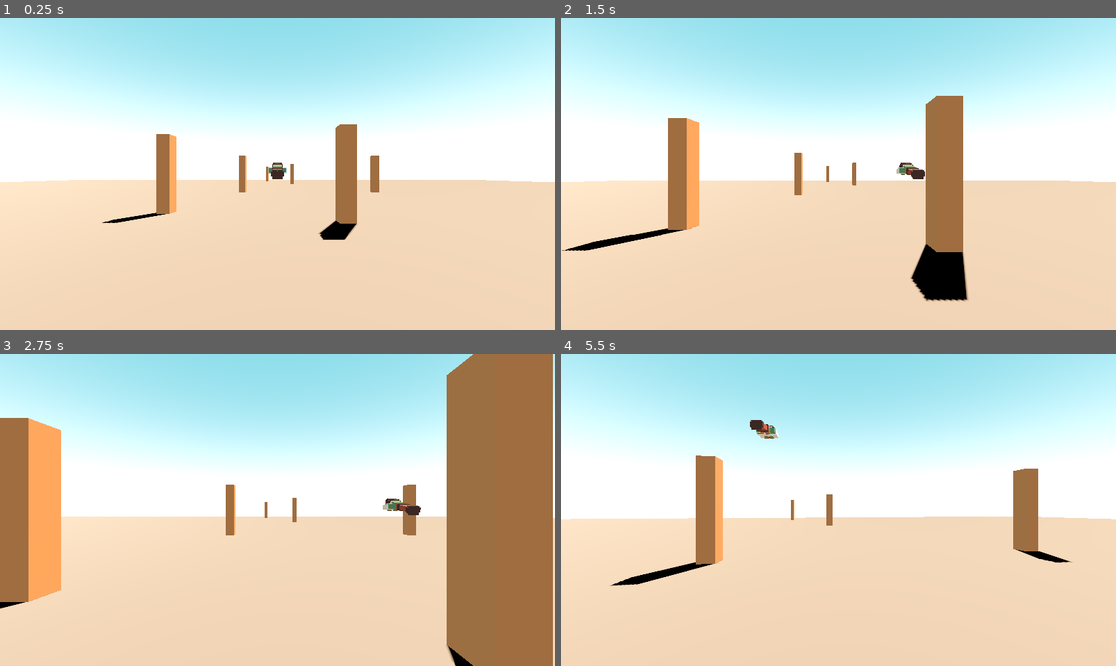
Above: before the commit, frames 1-4 (two rows, left to right).
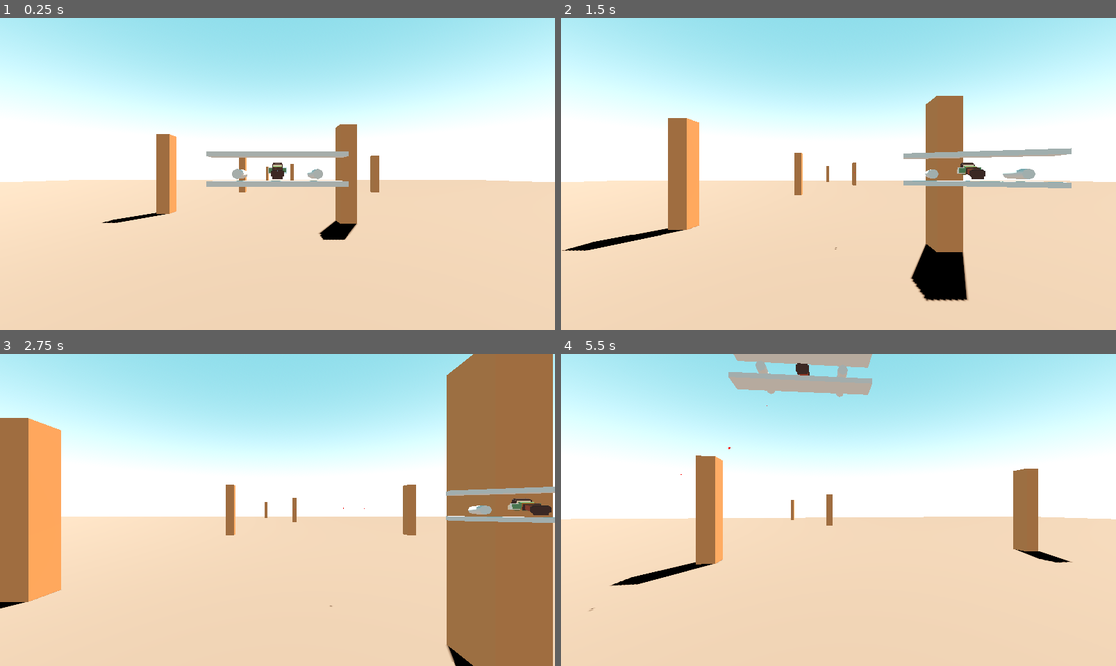
Above: after the commit, the same moments.

Repository: KyzonP/20-games---game-8
Game: Godot game, scene res://scenes/test.tscn
The game is run twice, just before and just after one commit, with the same random seed, the same clock (stepped at 60 frames per second) and the same inputs.
Inputs:
- Up to frame 1 (0.25 s): no input
- Up to frame 2 (1.5 s): hold D (move_right) 0.53-1.28 s; tap Space (fire, bound only after the commit) at 0.6 s; hold Ctrl (brake) from 1.28 s (still down); tap Shift (boost) at 1.35 s
- Up to frame 3 (2.75 s): tap Space (fire, bound only after the commit) at 1.55, 2.1 s; release Ctrl (brake) at 2.03 s; hold D (move_right) from 2.03 s (still down)
- Up to frame 4 (5.5 s): release D (move_right) at 2.78 s; hold W (move_up) 2.78-3.53 s; tap Space (fire, bound only after the commit) at 2.85, 3.8, 4.35, 5.1 s; hold Shift (boost) 3.53-4.28 s; hold A (move_left) 3.53-5.03 s; hold Ctrl (brake) from 5.03 s (still down)

The runs differ from the first frame. In frame 1, 1.2% of the frame differs, in the area x 37-63%, y 42-55%; in frame 2, 1.7%; in frame 3, 1.3%; in frame 4, 2.6%, in the area x 5-57%, y 0-83%.

Commit message:
Bullets, collisions

Diff:
--- a/project.godot
+++ b/project.godot
@@ -47,6 +47,19 @@
 "events": [Object(InputEventKey,"resource_local_to_scene":false,"resource_name":"","device":-1,"window_id":0,"alt_press …(195 unchanged characters)…
 ]
 }
+fire={
+"deadzone": 0.2,
+"events": [Object(InputEventKey,"resource_local_to_scene":false,"resource_name":"","device":-1,"window_id":0,"alt_pressed":false,"shift_pressed":false,"ctrl_pressed":false,"meta_pressed":false,"pressed":false,"keycode":0,"physical_keycode":32,"key_label":0,"unicode":32,"location":0,"echo":false,"script":null)
+]
+}
+
+[layer_names]
+
+3d_physics/layer_1="Player"
+3d_physics/layer_2="Player Bullets"
+3d_physics/layer_3="Enemy"
+3d_physics/layer_4="Enemy Bullets"
+3d_physics/layer_5="Terrain"
 
 [physics]
 
--- /dev/null
+++ b/scenes/bullet.tscn
@@ -0,0 +1,31 @@
+[gd_scene format=3 uid="uid://dpfe8itckay30"]
+
+[ext_resource type="Script" uid="uid://36u6f1kvgmdc" path="res://scripts/bullet.gd" id="1_mkf8s"]
+
+[sub_resource type="StandardMaterial3D" id="StandardMaterial3D_mkf8s"]
+albedo_color = Color(1, 0, 0, 1)
+
+[sub_resource type="CylinderShape3D" id="CylinderShape3D_mkf8s"]
+height = 1.0
+radius = 0.1
+
+[node name="Bullet" type="Area3D" unique_id=1214280318]
+collision_layer = 0
+collision_mask = 28
+script = ExtResource("1_mkf8s")
+
+[node name="CSGCylinder3D" type="CSGCylinder3D" parent="." unique_id=680204249]
+transform = Transform3D(1, 0, 0, 0, -4.371139e-08, 1, 0, -1, -4.371139e-08, 0, 0, 0)
+radius = 0.1
+height = 1.0
+cone = true
+material = SubResource("StandardMaterial3D_mkf8s")
+
+[node name="CollisionShape3D" type="CollisionShape3D" parent="." unique_id=1615895017]
+transform = Transform3D(1, 0, 0, 0, -4.371139e-08, 1, 0, -1, -4.371139e-08, 0, 0, 0)
+shape = SubResource("CylinderShape3D_mkf8s")
+
+[node name="Timer" type="Timer" parent="." unique_id=124947834]
+wait_time = 5.0
+one_shot = true
+autostart = true
--- a/scenes/test.tscn
+++ b/scenes/test.tscn
@@ -22,6 +22,9 @@
 [sub_resource type="StandardMaterial3D" id="StandardMaterial3D_errlg"]
 albedo_color = Color(0.54901963, 0.34117648, 0.1882353, 1)
 
+[sub_resource type="BoxShape3D" id="BoxShape3D_74lek"]
+size = Vector3(5, 30, 5)
+
 [sub_resource type="StandardMaterial3D" id="StandardMaterial3D_bl13t"]
 disable_ambient_light = true
 albedo_color = Color(0.92941177, 0.7882353, 0.6862745, 1)
@@ -38,7 +41,10 @@
 }
 point_count = 6
 
-[node name="Node3D" type="Node3D" unique_id=1248648863]
+[sub_resource type="BoxShape3D" id="BoxShape3D_iyx0m"]
+size = Vector3(6.9826202, 1.5612793, 0.9602051)
+
+[node name="Game" type="Node3D" unique_id=1248648863]
 
 [node name="WorldEnvironment" type="WorldEnvironment" parent="." unique_id=1657036575]
 environment = SubResource("Environment_iyx0m")
@@ -55,30 +61,72 @@
 material_override = SubResource("StandardMaterial3D_errlg")
 size = Vector3(5, 30, 5)
 
+[node name="Area3D" type="Area3D" parent="Environment/TestRock" unique_id=250888495]
+collision_layer = 16
+collision_mask = 15
+
+[node name="CollisionShape3D" type="CollisionShape3D" parent="Environment/TestRock/Area3D" unique_id=1909950526]
+shape = SubResource("BoxShape3D_74lek")
+
 [node name="TestRock2" type="CSGBox3D" parent="Environment" unique_id=446207844]
 transform = Transform3D(1, 0, 0, 0, 1, 0, 0, 0, 1, 80.2115, 15, -160.02293)
 material_override = SubResource("StandardMaterial3D_errlg")
 size = Vector3(5, 30, 5)
+
+[node name="Area3D" type="Area3D" parent="Environment/TestRock2" unique_id=1707786370]
+collision_layer = 16
+collision_mask = 15
+
+[node name="CollisionShape3D" type="CollisionShape3D" parent="Environment/TestRock2/Area3D" unique_id=1313085775]
+shape = SubResource("BoxShape3D_74lek")
 
 [node name="TestRock3" type="CSGBox3D" parent="Environment" unique_id=930063641]
 transform = Transform3D(1, 0, 0, 0, 1, 0, 0, 0, 1, -28.542377, 15, -160.02293)
 material_override = SubResource("StandardMaterial3D_errlg")
 size = Vector3(5, 30, 5)
 
+[node name="Area3D" type="Area3D" parent="Environment/TestRock3" unique_id=1066146930]
+collision_layer = 16
+collision_mask = 15
+
+[node name="CollisionShape3D" type="CollisionShape3D" parent="Environment/TestRock3/Area3D" unique_id=568589463]
+shape = SubResource("BoxShape3D_74lek")
+
 [node name="TestRock4" type="CSGBox3D" parent="Environment" unique_id=1117107442]
 transform = Transform3D(1, 0, 0, 0, 1, 0, 0, 0, 1, 21.359364, 15, -56.35273)
 material_override = SubResource("StandardMaterial3D_errlg")
 size = Vector3(5, 30, 5)
+
+[node name="Area3D" type="Area3D" parent="Environment/TestRock4" unique_id=2001186060]
+collision_layer = 16
+collision_mask = 15
+
+[node name="CollisionShape3D" type="CollisionShape3D" parent="Environment/TestRock4/Area3D" unique_id=880961701]
+shape = SubResource("BoxShape3D_74lek")
 
 [node name="TestRock5" type="CSGBox3D" parent="Environment" unique_id=1462559977]
 transform = Transform3D(1, 0, 0, 0, 1, 0, 0, 0, 1, 21.359364, 15, -290.24924)
 material_override = SubResource("StandardMaterial3D_errlg")
 size = Vector3(5, 30, 5)
 
+[node name="Area3D" type="Area3D" parent="Environment/TestRock5" unique_id=1020210255]
+collision_layer = 16
+collision_mask = 15
+
+[node name="CollisionShape3D" type="CollisionShape3D" parent="Environment/TestRock5/Area3D" unique_id=1045032529]
+shape = SubResource("BoxShape3D_74lek")
+
 [node name="TestRock6" type="CSGBox3D" parent="Environment" unique_id=336158989]
 transform = Transform3D(1, 0, 0, 0, 1, 0, 0, 0, 1, -21.155632, 15, -413.94916)
 material_override = SubResource("StandardMaterial3D_errlg")
 size = Vector3(5, 30, 5)
+
+[node name="Area3D" type="Area3D" parent="Environment/TestRock6" unique_id=8829826]
+collision_layer = 16
+collision_mask = 15
+
+[node name="CollisionShape3D" type="CollisionShape3D" parent="Environment/TestRock6/Area3D" unique_id=1581926017]
+shape = SubResource("BoxShape3D_74lek")
 
 [node name="GroundPlane" type="MeshInstance3D" parent="Environment" unique_id=1184410278]
 material_override = SubResource("StandardMaterial3D_bl13t")
@@ -93,11 +141,36 @@
 
 [node name="Camera3D" type="Camera3D" parent="Path3D/PathFollow3D" unique_id=1969398204]
 transform = Transform3D(1, 0, 0, 0, 1, 0, 0, 0, 1, 0, 0, 10)
-current = true
 
 [node name="Player" type="Area3D" parent="Path3D/PathFollow3D/Camera3D" unique_id=62724389]
 transform = Transform3D(1, 0, 0, 0, 1, 0, 0, 0, 1, 0, 0, -10)
+collision_mask = 28
 script = ExtResource("3_iyx0m")
 
 [node name="placeholder_bunny" parent="Path3D/PathFollow3D/Camera3D/Player" unique_id=1397911438 instance=ExtResource("1_errlg")]
 transform = Transform3D(1, 0, 0, 0, 0.17402634, 0.984741, 0, -0.984741, 0.17402634, 0, 0, 0)
+
+[node name="VehicleShape" type="Node3D" parent="Path3D/PathFollow3D/Camera3D/Player" unique_id=889900076]
+
+[node name="CSGBox3D" type="CSGBox3D" parent="Path3D/PathFollow3D/Camera3D/Player/VehicleShape" unique_id=1162023139]
+transform = Transform3D(1, 0, 0, 0, 1, 0, 0, 0, 1, 0, -0.5, -0.5)
+size = Vector3(7, 0.25, 1)
+
+[node name="CSGBox3D2" type="CSGBox3D" parent="Path3D/PathFollow3D/Camera3D/Player/VehicleShape" unique_id=1737505656]
+transform = Transform3D(1, 0, 0, 0, 1, 0, 0, 0, 1, 0, 1, -0.5)
+size = Vector3(7, 0.25, 1)
+
+[node name="CSGCylinder3D" type="CSGCylinder3D" parent="Path3D/PathFollow3D/Camera3D/Player/VehicleShape" unique_id=1690029444]
+transform = Transform3D(1, 0, 0, 0, -4.371139e-08, 1, 0, -1, -4.371139e-08, -2, 0, -1)
+radius = 0.25
+
+[node name="CSGCylinder3D2" type="CSGCylinder3D" parent="Path3D/PathFollow3D/Camera3D/Player/VehicleShape" unique_id=368538995]
+transform = Transform3D(1, 0, 0, 0, -4.371139e-08, 1, 0, -1, -4.371139e-08, 2, 0, -1)
+radius = 0.25
+
+[node name="FirePoint" type="Node3D" parent="Path3D/PathFollow3D/Camera3D/Player" unique_id=1674397703]
+transform = Transform3D(1, 0, 0, 0, 1, 0, 0, 0, 1, 0, 0.32980156, -2.4611635)
+
+[node name="CollisionShape3D" type="CollisionShape3D" parent="Path3D/PathFollow3D/Camera3D/Player" unique_id=2014821380]
+transform = Transform3D(1, 0, 0, 0, 1, 0, 0, 0, 1, 0.0017623901, 0.256958, -0.50476074)
+shape = SubResource("BoxShape3D_iyx0m")
--- /dev/null
+++ b/scripts/bullet.gd
@@ -0,0 +1,28 @@
+extends Area3D
+
+@export var speed : float = 1.0
+
+func _ready():
+	area_entered.connect(collide)
+
+	$Timer.timeout.connect(destroy)
+
+func playerBullet():
+	set_collision_layer_value(2, true)
+
+func enemyBullet():
+	set_collision_layer_value(4, true)
+	set_collision_mask_value(1, true)
+	set_collision_mask_value(2, true)
+
+func _physics_process(_delta):
+	position += global_transform.basis * Vector3(0,0,-speed)
+
+	if global_position.y <= 0:
+		destroy()
+
+func destroy():
+	queue_free()
+
+func collide(_area):
+	destroy()
--- a/scripts/player_controller.gd
+++ b/scripts/player_controller.gd
@@ -1,8 +1,10 @@
 extends Area3D
 
+@export var maxRotation : float = deg_to_rad(30.0)
+@export var rotateAcceleration : float = 1.0
 @export var max_speed : float = 10.0
-@export var acceleration : float = 10.0
-@export var deceleration : float = 20.0
+@export var acceleration : float = 20.0
+@export var deceleration : float = 10.0
 var x_speed : float = 0.0
 var y_speed : float = 0.0
 var speed
@@ -11,28 +13,48 @@
 
 @onready var camera : Camera3D = get_parent()
 
+# Bullets
+var bulletObject = load("res://scenes/bullet.tscn")
+
+func _ready():
+	area_entered.connect(collide)
+	pass
+
+func _input(_event):
+	if Input.is_action_just_pressed("fire"):
+		fireBullet()
+
 func _physics_process(delta) -> void:
+	move(delta)
+
+	if camera:
+		lock_to_camera()
+
+func move(delta) -> void:
 	# Get input direction
 	var input_dir = Input.get_vector("move_left", "move_right", "move_up", "move_down")
 
 	if input_dir[0] < 0:
 		x_speed = move_toward(x_speed, -max_speed, delta * acceleration)
+		rotation.y = move_toward(rotation.y, maxRotation, delta * rotateAcceleration)
 	elif input_dir[0] > 0:
 		x_speed = move_toward(x_speed, max_speed, delta * acceleration)
+		rotation.y = move_toward(rotation.y, -maxRotation, delta * rotateAcceleration)
 	else:
 		x_speed = move_toward(x_speed, 0.0, delta * deceleration)
+		rotation.y = move_toward(rotation.y, 0, delta * rotateAcceleration)
 
 	if input_dir[1] < 0:
 		y_speed = move_toward(y_speed, max_speed, delta * acceleration)
+		rotation.x = move_toward(rotation.x, maxRotation, delta * rotateAcceleration)
 	elif input_dir[1] > 0:
 		y_speed = move_toward(y_speed, -max_speed, delta * acceleration)
+		rotation.x = move_toward(rotation.x, -maxRotation, delta * rotateAcceleration)
 	else:
 		y_speed = move_toward(y_speed, 0.0, delta * deceleration)
+		rotation.x = move_toward(rotation.x, 0, delta * rotateAcceleration)
 
 	position += Vector3(x_speed, y_speed, 0.0) * delta
-
-	if camera:
-		lock_to_camera()
 
 func lock_to_camera() -> void:
 	if position.x > x_margin:
@@ -44,3 +66,13 @@
 		position.y = y_margin
 	elif position.y < -y_margin:
 		position.y = -y_margin
+
+func fireBullet() -> void:
+	var bullet = bulletObject.instantiate()
+	get_tree().root.get_child(0).add_child(bullet)
+	bullet.global_position = $FirePoint.global_position
+	bullet.rotation = global_rotation
+	bullet.playerBullet()
+
+func collide(_area) -> void:
+	print("wow")
Not shown, added: scripts/bullet.gd.uid
